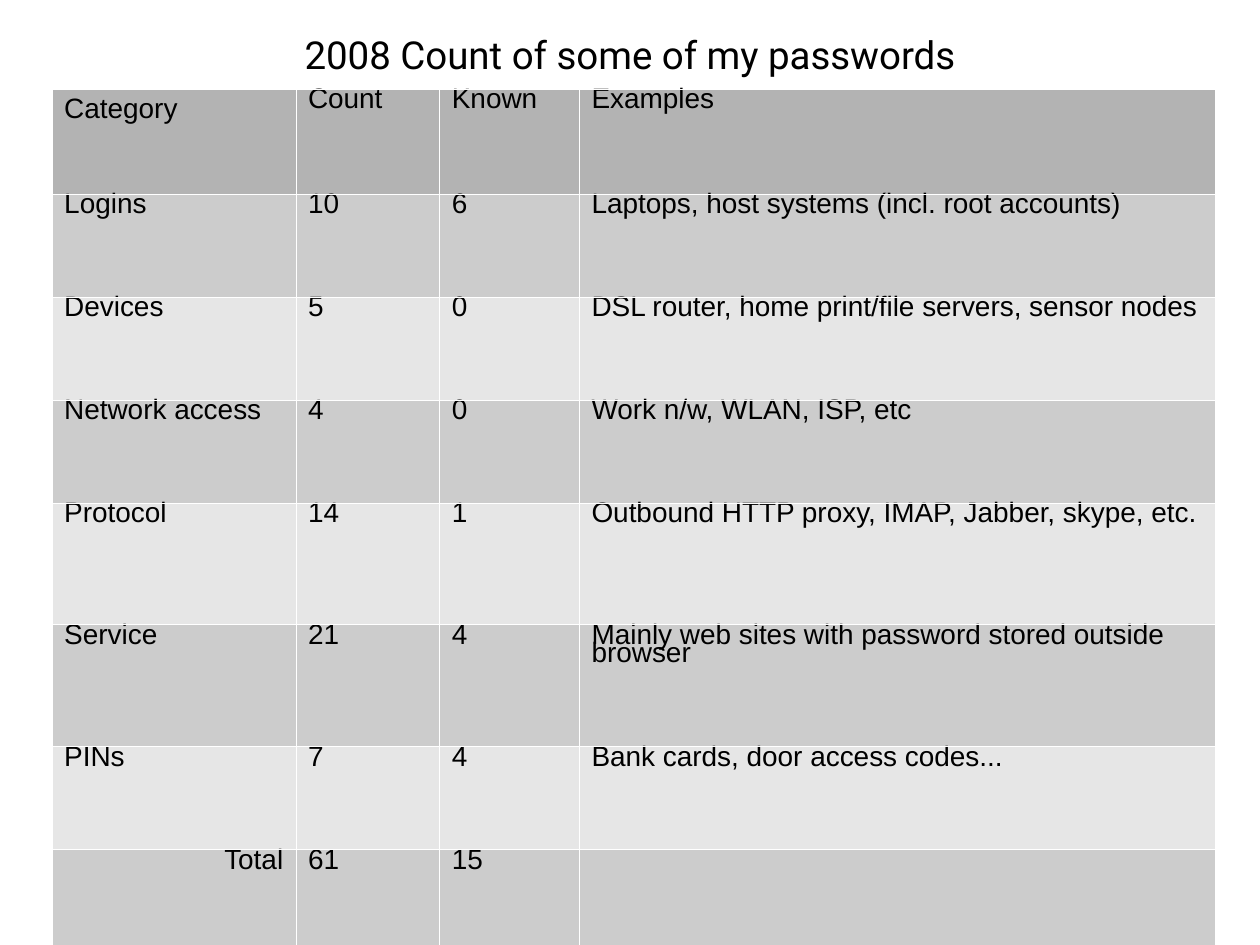
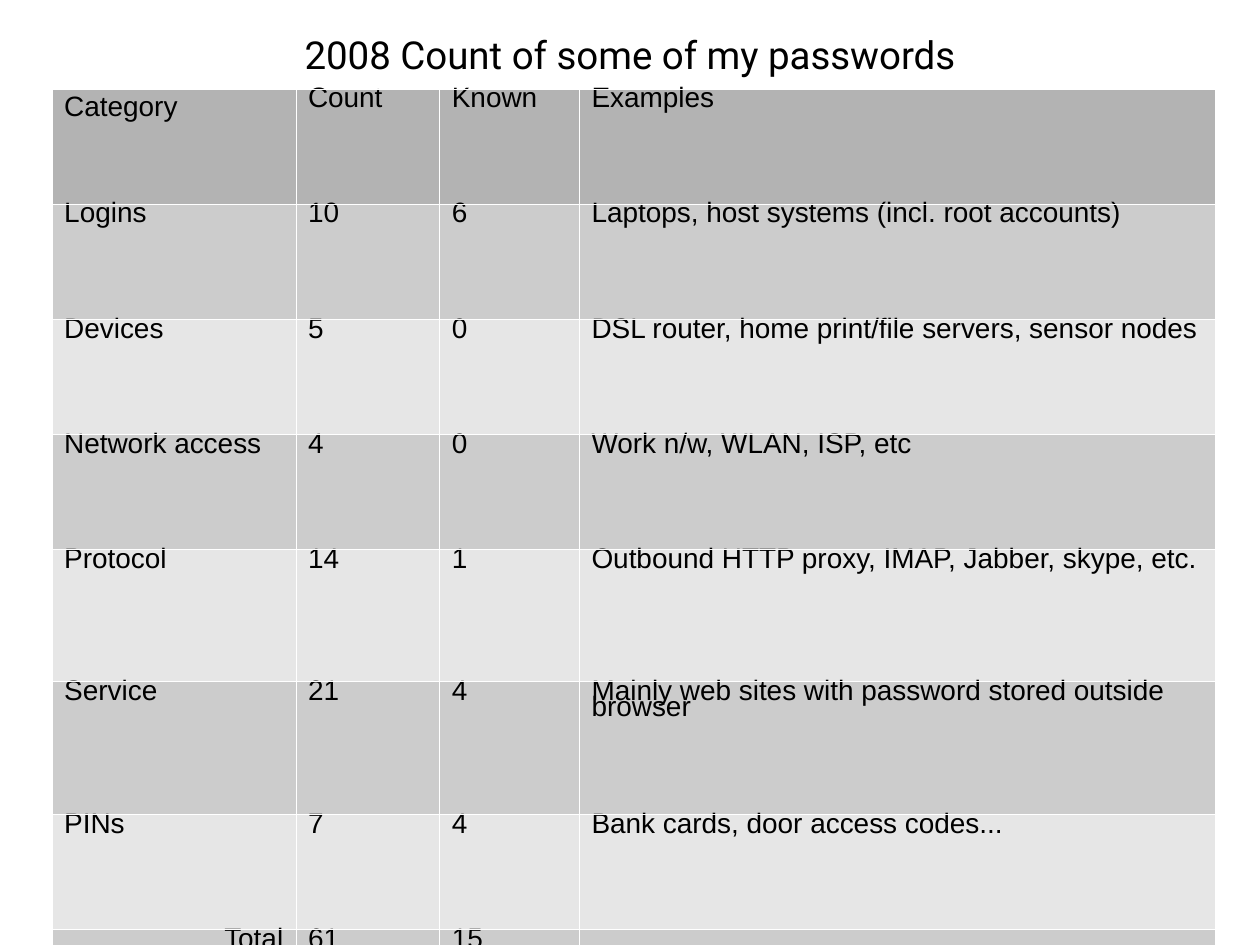
Before and after one commit to sftcd/cs7053, a slide deck: slide 48 of 2016lectures/02-concepts.ppt. Drawn at 1260x945 pixels with LibreOffice and Linux fonts; fonts in the diff are those of the drawing. Boxes give left, top, right and bottom in pixels: in the first picture for what was removed or moved away, otherwise in the second. Text is boxed around its words. In the diff, an @@ line names an element or a change of style, - is before the commit and + after.

```diff
--- a/2016lectures/02-concepts.ppt
+++ b/2016lectures/02-concepts.ppt
@@ table at (52,88,1215,945) @@
@@ line spacing 0.93 to 0.87 @@
@@ line spacing 0.56 to 0.52 @@
```
Also in this commit, not shown: 37 other slides changed, 1 other file.
